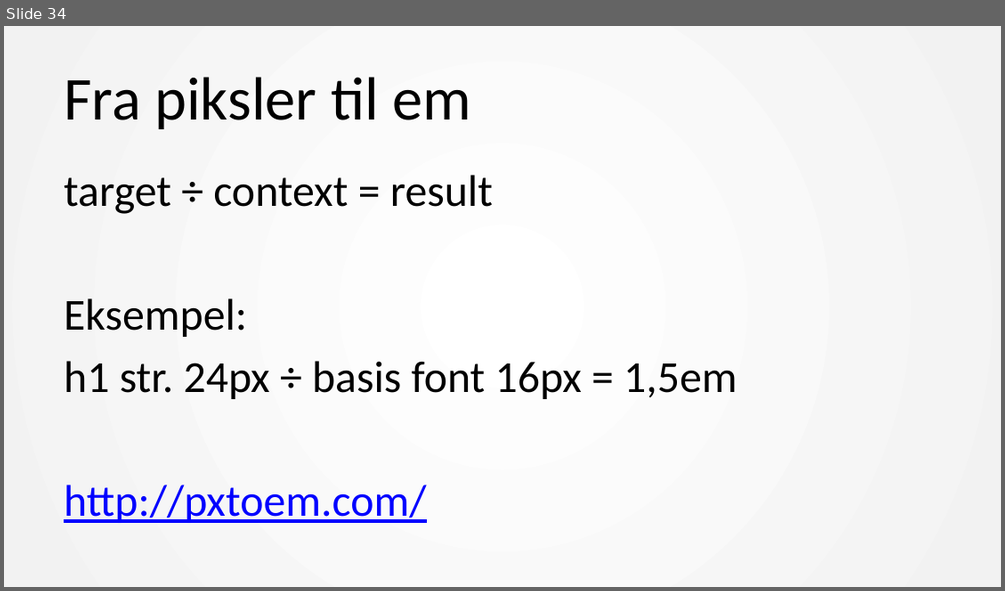
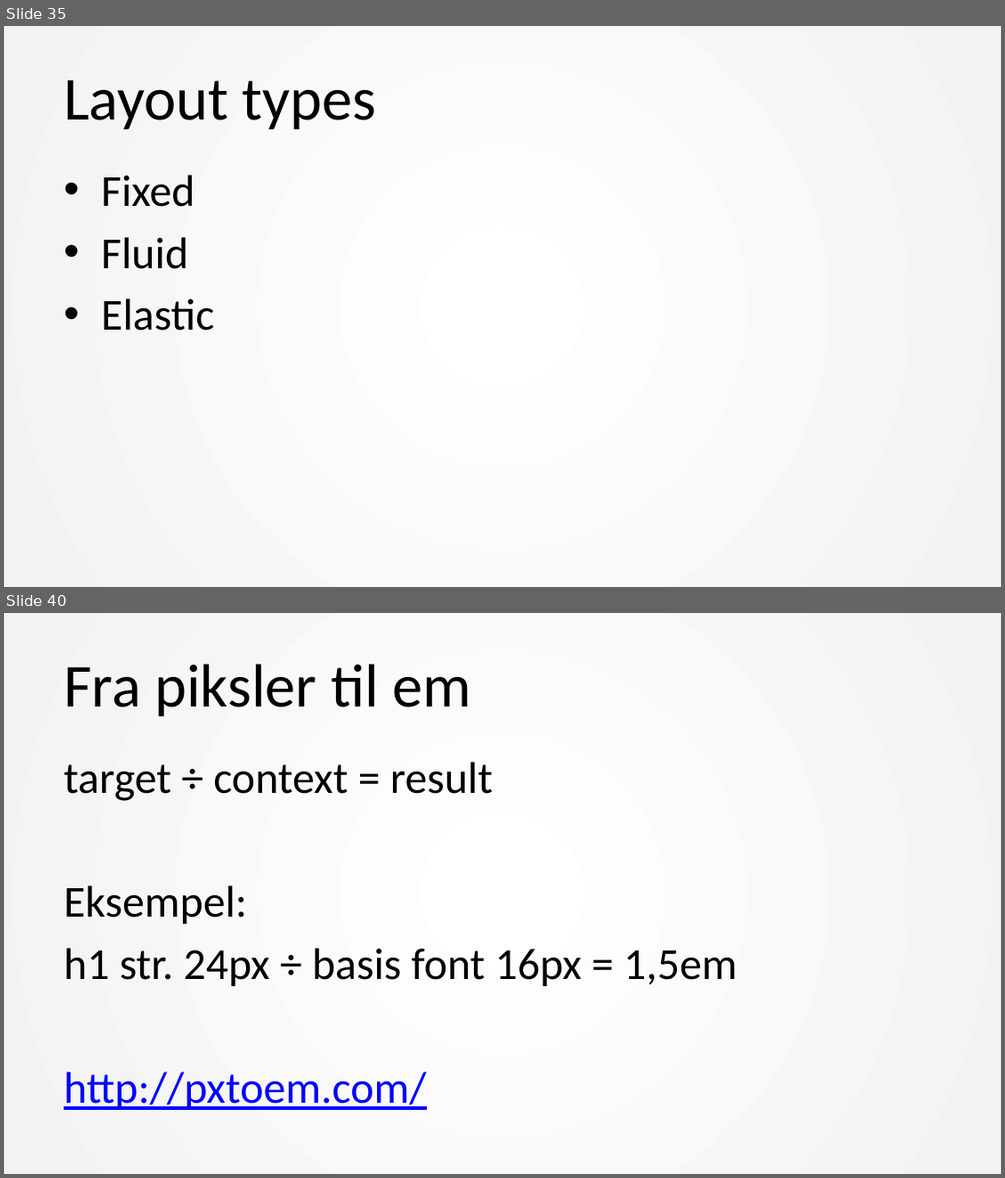
Before and after one commit to mesan/css-kurs, a slide deck: Foiler/1. CSS basic.pptx. Shown one above the other, each under a label of ours: slide 34 before the commit, slides 35 and 40 after it; the slides between them are not shown. The pictures are 1005x591 and 1005x1178 pixels, drawn with LibreOffice and Linux fonts; fonts in the diff are those of the drawing. Boxes give left, top, right and bottom in pixels: in the first picture for what was removed or moved away, otherwise in the second. Text is boxed around its words. In the diff, an @@ line names an element or a change of style, - is before the commit and + after.

```diff
--- a/Foiler/1. CSS basic.pptx
+++ b/Foiler/1. CSS basic.pptx
@@ slide 35 added at box(4, 26, 1001, 587), background #FFFFFF; not listed: 1 template element that a slide beside it also shows @@
@@ title added at box(64, 80, 377, 129), 44 pt, text #000000 @@
+Layout types
@@ text added at box(101, 175, 214, 330), 32 pt, text #000000 @@
+• Fixed
+• Fluid
+• Elastic
@@ what was slide 34 is now slide 40 @@
```
Also in this commit, not shown: 8 slides changed, 7 other slides added, 2 slides removed, 2 other files.
